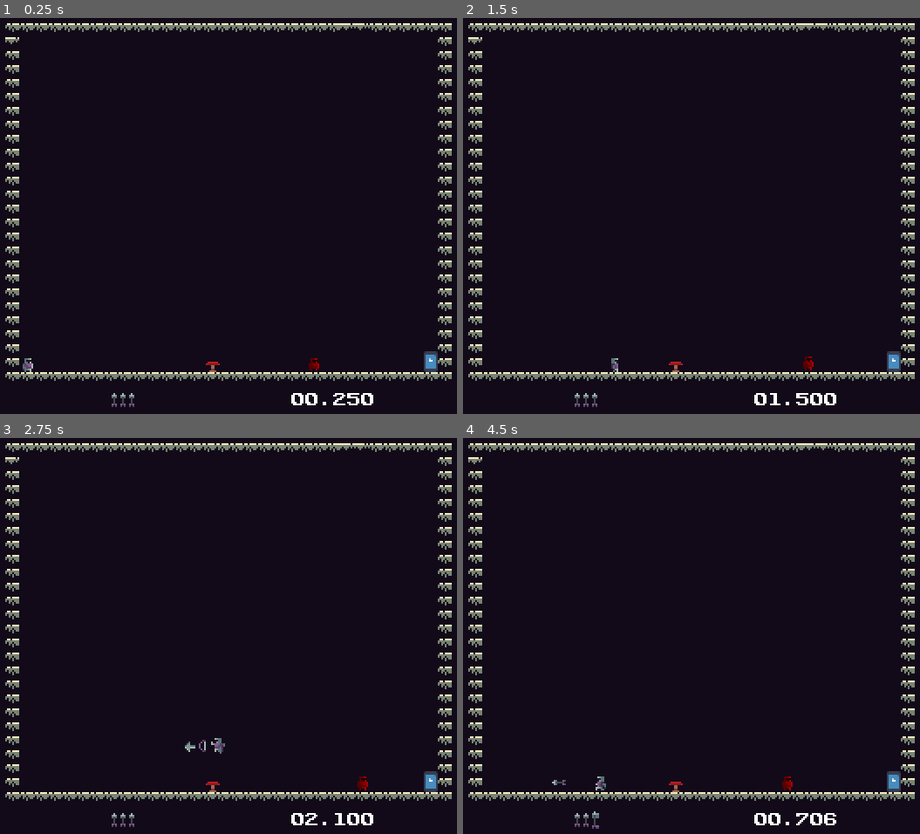
Above: before the commit, frames 1-4 (two rows, left to right).
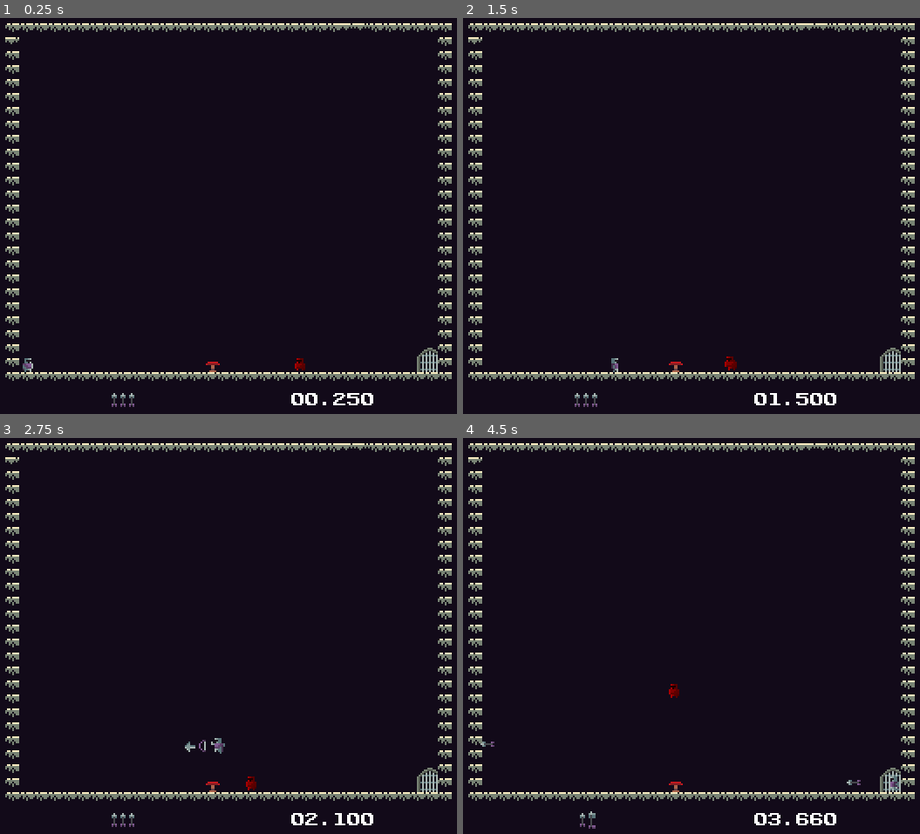
Above: after the commit, the same moments.

Repository: MadDevInc/Gladitta
Game: Godot game, scene res://ambiente_de_teste.tscn
The game is run twice, just before and just after one commit, with the same random seed, the same clock (stepped at 60 frames per second) and the same inputs. The engine's default icon, where the game draws it, is replaced by a stand-in: a white triangle on a blue panel in a dark square.
Inputs (mouse positions are in pixels of both pictures, inside the frame that each line leads up to):
- Up to frame 1 (0.25 s): no input
- Up to frame 2 (1.5 s): move the mouse to (814, 184) at 0.52 s; hold D (move_right) from 0.53 s (still down); click (814, 184) at 0.6 s; tap Space (jump) at 0.77 s; move the mouse to (581, 223) at 1.27 s; tap Shift (dash_trigger) at 1.35 s
- Up to frame 3 (2.75 s): tap Space (jump) at 1.52 s; move the mouse to (283, 533) at 2.02 s; release D (move_right) at 2.03 s; hold A (move_left) from 2.03 s (still down); hold , (shoot) from 2.03 s (still down)
- Up to frame 4 (4.5 s): move the mouse to (664, 707) at 2.77 s; release A (move_left) at 2.78 s; release , (shoot) at 2.78 s; hold D (move_right) 2.78-4.28 s; click (664, 707) at 2.85 s; tap Space (jump) at 3.02, 3.77 s; move the mouse to (860, 687) at 3.52 s; hold Shift (dash_trigger) 3.53-4.28 s; move the mouse to (522, 560) at 4.27 s; hold A (move_left) from 4.28 s (still down); tap , (shoot) at 4.35 s

The runs differ from the first frame. In frame 1, 0.3% of the frame differs, in the area x 64-96%, y 83-90%; in frame 2, 0.4%; in frame 3, 0.4%; in frame 4, 0.7%, in the area x 3-96%, y 62-99%.

Commit message:
Changed Level Ending Sprite

Diff:
--- a/gladitta/Scenes/Characters/Player/player.tscn
+++ b/gladitta/Scenes/Characters/Player/player.tscn
@@ -104,6 +104,18 @@
 "transitions": PackedFloat32Array(1),
 "update": 1,
 "values": [true]
+}
+tracks/2/type = "value"
+tracks/2/imported = false
+tracks/2/enabled = true
+tracks/2/path = NodePath("Sprite2D:position")
+tracks/2/interp = 1
+tracks/2/loop_wrap = true
+tracks/2/keys = {
+"times": PackedFloat32Array(0),
+"transitions": PackedFloat32Array(1),
+"update": 0,
+"values": [Vector2(0, 0)]
 }
 
 [sub_resource type="Animation" id="Animation_c53sk"]
@@ -134,6 +146,18 @@
 "update": 1,
 "values": [false, true]
 }
+tracks/2/type = "value"
+tracks/2/imported = false
+tracks/2/enabled = true
+tracks/2/path = NodePath("Sprite2D:position")
+tracks/2/interp = 1
+tracks/2/loop_wrap = true
+tracks/2/keys = {
+"times": PackedFloat32Array(0, 0.1),
+"transitions": PackedFloat32Array(1, 1),
+"update": 0,
+"values": [Vector2(-1, 0), Vector2(2, 0)]
+}
 
 [sub_resource type="AnimationLibrary" id="AnimationLibrary_f34cw"]
 _data = {
--- a/gladitta/Scenes/Gadgets/Spring/spring.gd
+++ b/gladitta/Scenes/Gadgets/Spring/spring.gd
@@ -8,9 +8,9 @@
 	if body.is_in_group("Player") or body.is_in_group("Enemy"):
 		body.launch(-direction)
 	if body.is_in_group("Arrow"):
-		body.queue_free()
+		body.get_parent().queue_free()
 		var arrow_instance = arrow_scene.instantiate()
-		get_parent().get_node("Arrows").add_child(arrow_instance)
+		get_parent().get_node("Arrows").call_deferred("add_child", arrow_instance)
 		arrow_instance.global_position = self.global_position
 		arrow_instance.set_direction(direction)
 	$AnimatedSprite2D.play("expand")
--- a/gladitta/Scenes/Gadgets/Spring/spring.tscn
+++ b/gladitta/Scenes/Gadgets/Spring/spring.tscn
@@ -55,6 +55,8 @@
 }]
 
 [node name="Spring" type="Area2D"]
+collision_layer = 3
+collision_mask = 3
 script = ExtResource("1_c8y6u")
 
 [node name="CollisionShape2D" type="CollisionShape2D" parent="."]
--- a/gladitta/Scenes/Levels/LevelEnding/level_ending.tscn
+++ b/gladitta/Scenes/Levels/LevelEnding/level_ending.tscn
@@ -1,10 +1,108 @@
-[gd_scene load_steps=4 format=3 uid="uid://hq3kndj7ibrr"]
+[gd_scene load_steps=18 format=3 uid="uid://hq3kndj7ibrr"]
 
-[ext_resource type="Texture2D" uid="uid://dmdeye7ghf383" path="res://icon.svg" id="1_r1v8l"]
 [ext_resource type="Script" path="res://Scenes/Levels/LevelEnding/level_ending.gd" id="1_sjvh3"]
+[ext_resource type="Texture2D" uid="uid://8voflvnukgsy" path="res://Scenes/Levels/LevelEnding/Textures/wood_door.png" id="2_pdbcs"]
+[ext_resource type="Texture2D" uid="uid://4nscwipsd6r0" path="res://Scenes/Levels/LevelEnding/Textures/iron_gate.png" id="2_yssim"]
 
 [sub_resource type="RectangleShape2D" id="RectangleShape2D_ac8fd"]
 size = Vector2(8, 12)
+
+[sub_resource type="AtlasTexture" id="AtlasTexture_l0lac"]
+atlas = ExtResource("2_yssim")
+region = Rect2(0, 0, 16, 16)
+
+[sub_resource type="AtlasTexture" id="AtlasTexture_vdj8q"]
+atlas = ExtResource("2_yssim")
+region = Rect2(16, 0, 16, 16)
+
+[sub_resource type="AtlasTexture" id="AtlasTexture_83va5"]
+atlas = ExtResource("2_yssim")
+region = Rect2(32, 0, 16, 16)
+
+[sub_resource type="AtlasTexture" id="AtlasTexture_ufx3j"]
+atlas = ExtResource("2_yssim")
+region = Rect2(48, 0, 16, 16)
+
+[sub_resource type="AtlasTexture" id="AtlasTexture_y7rnb"]
+atlas = ExtResource("2_yssim")
+region = Rect2(64, 0, 16, 16)
+
+[sub_resource type="AtlasTexture" id="AtlasTexture_m5iqq"]
+atlas = ExtResource("2_yssim")
+region = Rect2(80, 0, 16, 16)
+
+[sub_resource type="AtlasTexture" id="AtlasTexture_rpqpl"]
+atlas = ExtResource("2_yssim")
+region = Rect2(96, 0, 16, 16)
+
+[sub_resource type="AtlasTexture" id="AtlasTexture_v3xya"]
+atlas = ExtResource("2_pdbcs")
+region = Rect2(0, 0, 16, 16)
+
+[sub_resource type="AtlasTexture" id="AtlasTexture_spamd"]
+atlas = ExtResource("2_pdbcs")
+region = Rect2(16, 0, 16, 16)
+
+[sub_resource type="AtlasTexture" id="AtlasTexture_ytj8y"]
+atlas = ExtResource("2_pdbcs")
+region = Rect2(32, 0, 16, 16)
+
+[sub_resource type="AtlasTexture" id="AtlasTexture_0s74m"]
+atlas = ExtResource("2_pdbcs")
+region = Rect2(48, 0, 16, 16)
+
+[sub_resource type="AtlasTexture" id="AtlasTexture_clk1l"]
+atlas = ExtResource("2_pdbcs")
+region = Rect2(64, 0, 16, 16)
+
+[sub_resource type="SpriteFrames" id="SpriteFrames_2id0o"]
+animations = [{
+"frames": [{
+"duration": 1.0,
+"texture": SubResource("AtlasTexture_l0lac")
+}, {
+"duration": 1.0,
+"texture": SubResource("AtlasTexture_vdj8q")
+}, {
+"duration": 1.0,
+"texture": SubResource("AtlasTexture_83va5")
+}, {
+"duration": 1.0,
+"texture": SubResource("AtlasTexture_ufx3j")
+}, {
+"duration": 1.0,
+"texture": SubResource("AtlasTexture_y7rnb")
+}, {
+"duration": 1.0,
+"texture": SubResource("AtlasTexture_m5iqq")
+}, {
+"duration": 1.0,
+"texture": SubResource("AtlasTexture_rpqpl")
+}],
+"loop": true,
+"name": &"door",
+"speed": 12.0
+}, {
+"frames": [{
+"duration": 1.0,
+"texture": SubResource("AtlasTexture_v3xya")
+}, {
+"duration": 1.0,
+"texture": SubResource("AtlasTexture_spamd")
+}, {
+"duration": 1.0,
+"texture": SubResource("AtlasTexture_ytj8y")
+}, {
+"duration": 1.0,
+"texture": SubResource("AtlasTexture_0s74m")
+}, {
+"duration": 1.0,
+"texture": SubResource("AtlasTexture_clk1l")
+}],
+"loop": false,
+"name": &"gate",
+"speed": 12.0
+}]
 
 [node name="LevelEnding" type="Area2D"]
 script = ExtResource("1_sjvh3")
@@ -12,10 +110,9 @@
 [node name="CollisionShape2D" type="CollisionShape2D" parent="."]
 shape = SubResource("RectangleShape2D_ac8fd")
 
-[node name="Sprite2D" type="Sprite2D" parent="."]
-position = Vector2(1.66893e-06, 1.3113e-06)
-scale = Vector2(0.0625, 0.09375)
-texture = ExtResource("1_r1v8l")
+[node name="AnimatedSprite2D" type="AnimatedSprite2D" parent="."]
+sprite_frames = SubResource("SpriteFrames_2id0o")
+animation = &"door"
 
 [connection signal="body_entered" from="." to="." method="_on_body_entered"]
 [connection signal="body_exited" from="." to="." method="_on_body_exited"]
--- a/gladitta/ambiente_de_teste.tscn
+++ b/gladitta/ambiente_de_teste.tscn
@@ -16,6 +16,7 @@
 [node name="EnemySpawner" parent="Enemies" index="0" instance=ExtResource("3_ona6a")]
 position = Vector2(205, 200)
 moving = true
+direction = -1
 
 [node name="Spring" parent="." index="7" instance=ExtResource("4_lmear")]
 position = Vector2(151, 212)
Renamed: gladitta/ArquivosBubu/iron_gate.png -> gladitta/Scenes/Levels/LevelEnding/Textures/iron_gate.png
Not shown, changed: gladitta/Scenes/Levels/LevelEnding/Textures/iron_gate.png.import
Renamed: gladitta/ArquivosBubu/wood_door.png -> gladitta/Scenes/Levels/LevelEnding/Textures/wood_door.png
Not shown, changed: gladitta/Scenes/Levels/LevelEnding/Textures/wood_door.png.import
